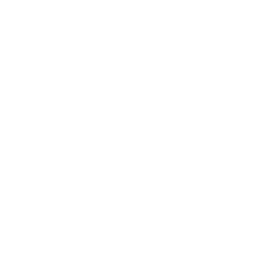
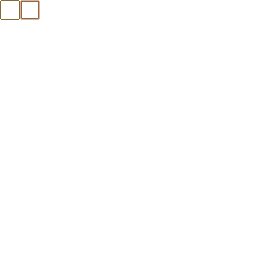
Layer changes from the first 256px x 256px image to the second:
added layer "ui" above "enemies" over [0, 0, 40, 20]
hid "effects" over [19, 1, 40, 14]
